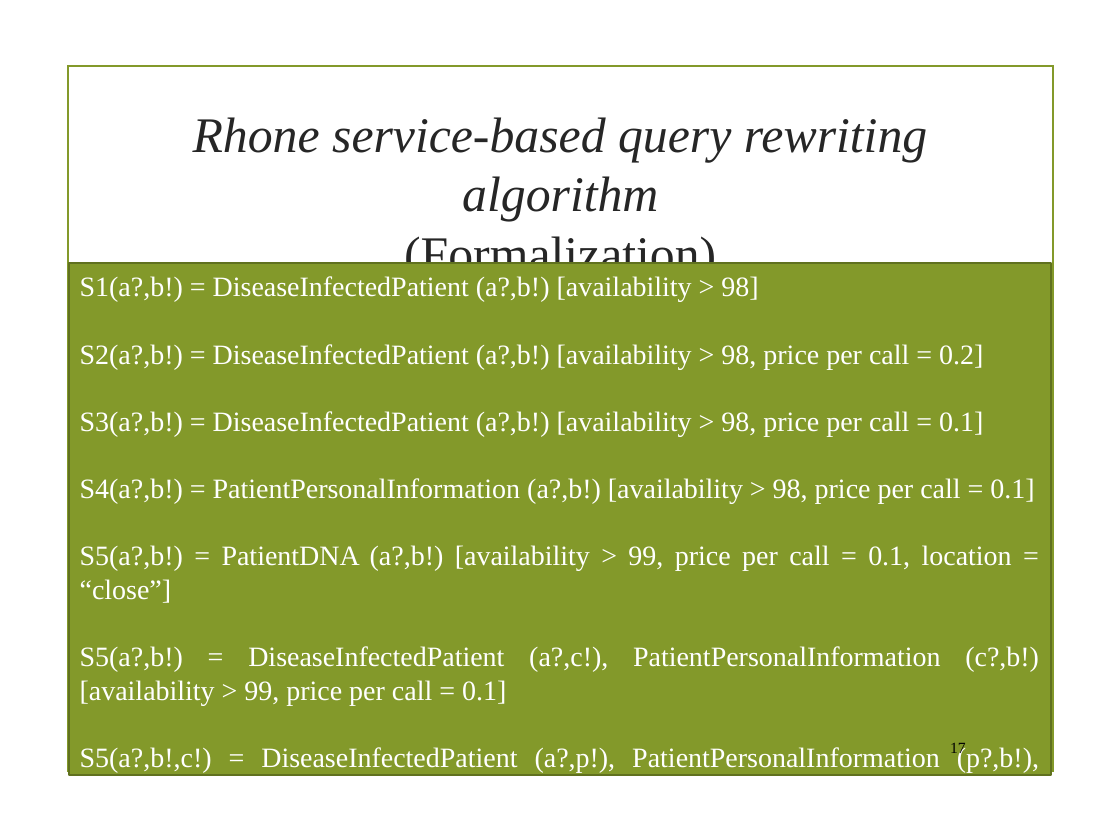
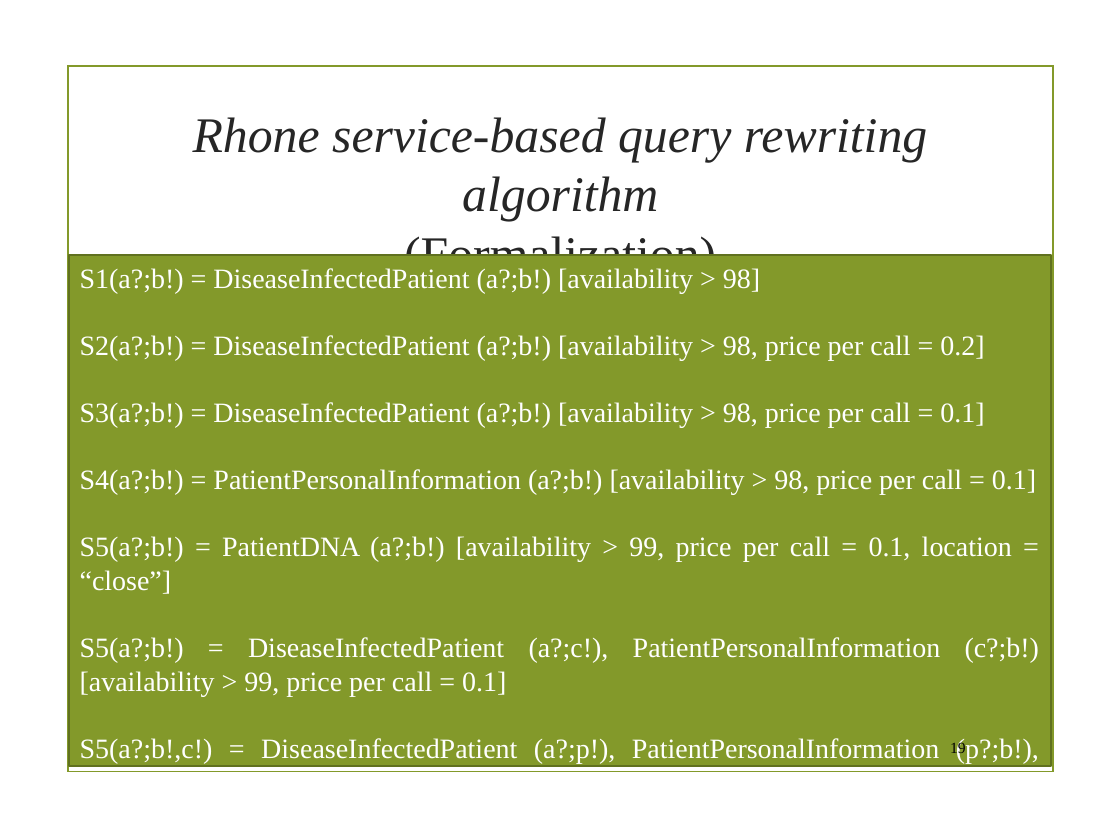
Before and after one commit to danielboni/DanielCarvalho-PhD, a slide deck: slide 19 of Presentations/Magellan/SI presentation 040216.pptx (slide 17 before the commit). Drawn at 1120x840 pixels with LibreOffice and Linux fonts; fonts in the diff are those of the drawing; background and template pictures are left out. Boxes give left, top, right and bottom in pixels: in the first picture for what was removed or moved away, otherwise in the second. Text is boxed around its words. In the diff, an @@ line names an element or a change of style, - is before the commit and + after.

```diff
--- a/Presentations/Magellan/SI presentation 040216.pptx
+++ b/Presentations/Magellan/SI presentation 040216.pptx
@@ rectangle "S1(a?;b!) = DiseaseInfectedPatient (a?;b!) [availability ...": place and size @@
-rectangle "S1(a?;b!) = DiseaseInfectedPatient (a?;b!) [availability ..." at [68, 263, 1051, 775]
+rectangle "S1(a?;b!) = DiseaseInfectedPatient (a?;b!) [availability ..." at [68, 254, 1051, 766]
@@ text in rectangle at [80, 268, 1039, 772]: text changed @@
-S1(a?,b!) = DiseaseInfectedPatient (a?,b!) [availability > 98]
-S2(a?,b!) = DiseaseInfectedPatient (a?,b!) [availability > 98, price per call = 0.2]
-S3(a?,b!) = DiseaseInfectedPatient (a?,b!) [availability > 98, price per call = 0.1]
-S4(a?,b!) = PatientPersonalInformation (a?,b!) [availability > 98, price per call = 0.1]
-S5(a?,b!) = PatientDNA (a?,b!) [availability > 99, price per call = 0.1, location = “close”]
-S5(a?,b!) = DiseaseInfectedPatient (a?,c!), PatientPersonalInformation (c?,b!) [availability > 99, price per call = 0.1]
-S5(a?,b!,c!) = DiseaseInfectedPatient (a?,p!), PatientPersonalInformation (p?,b!), PatientDNA (p?,c!) [availability > 99, price per call = 0.1]
+S1(a?;b!) = DiseaseInfectedPatient (a?;b!) [availability > 98]
+S2(a?;b!) = DiseaseInfectedPatient (a?;b!) [availability > 98, price per call = 0.2]
+S3(a?;b!) = DiseaseInfectedPatient (a?;b!) [availability > 98, price per call = 0.1]
+S4(a?;b!) = PatientPersonalInformation (a?;b!) [availability > 98, price per call = 0.1]
+S5(a?;b!) = PatientDNA (a?;b!) [availability > 99, price per call = 0.1, location = “close”]
+S5(a?;b!) = DiseaseInfectedPatient (a?;c!), PatientPersonalInformation (c?;b!) [availability > 99, price per call = 0.1]
+S5(a?;b!,c!) = DiseaseInfectedPatient (a?;p!), PatientPersonalInformation (p?;b!), PatientDNA (p?;c!) [availability > 99, price per call = 0.1]
@@ page number at [950, 740, 966, 756]: text changed @@
-17
+19
```
Also in this commit, not shown: 15 other slides changed, 4 slides added, 2 slides removed, 4 other files.
